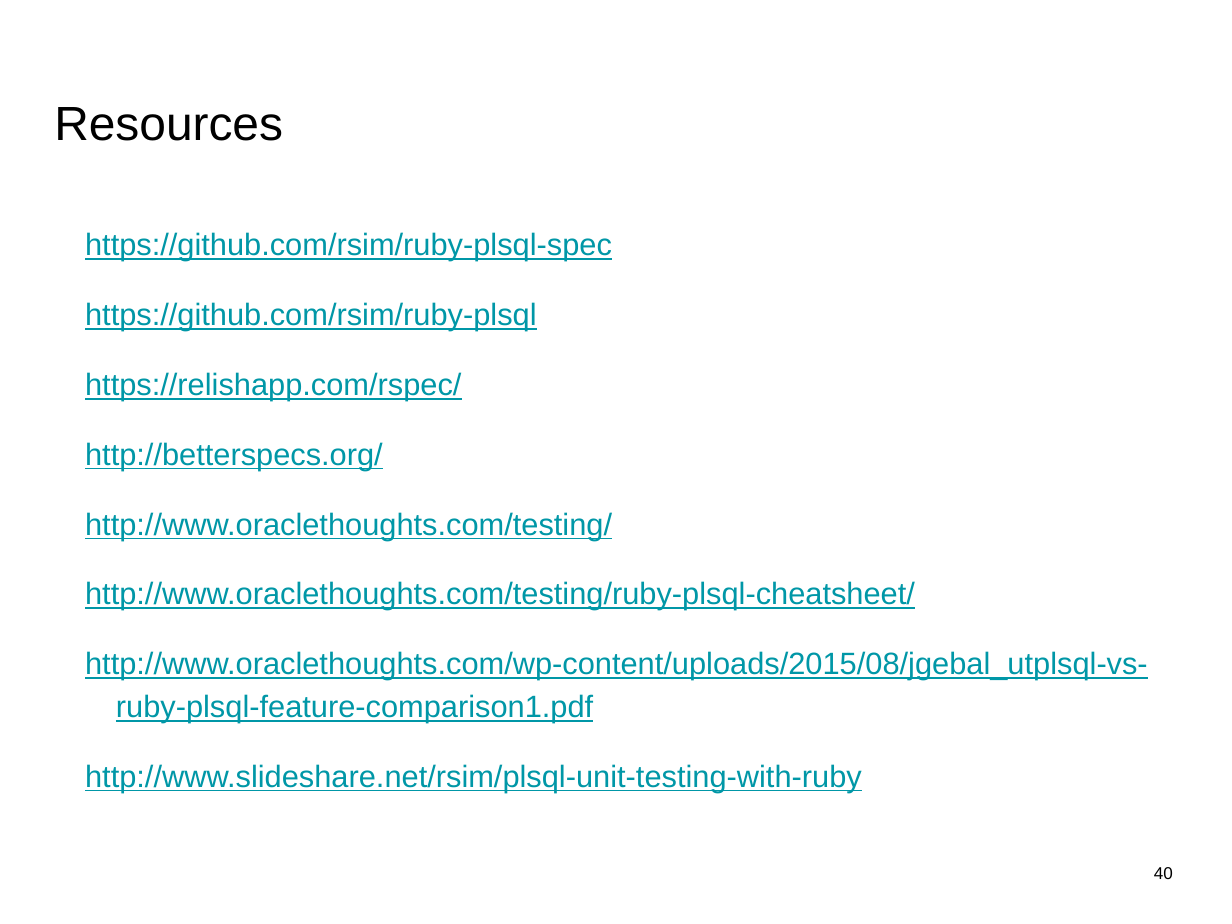
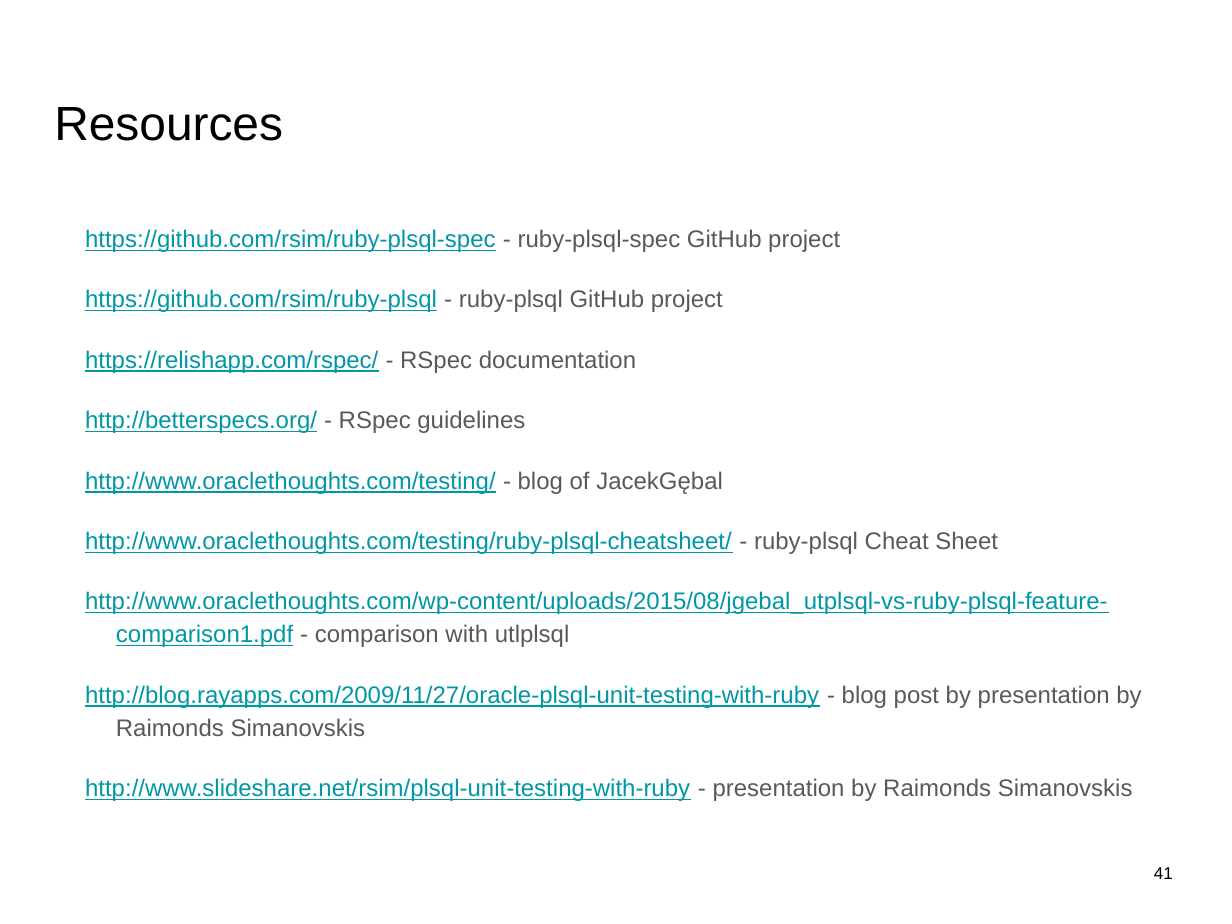
Before and after one commit to javornikolov/bgoug-rubyplsql-spec, a slide deck: slide 41 of Oracle PL-SQL unit testing with ruby-plsql-spec.pptx (slide 40 before the commit). Drawn at 1232x924 pixels with LibreOffice and Linux fonts; fonts in the diff are those of the drawing. Boxes give left, top, right and bottom in pixels: in the first picture for what was removed or moved away, otherwise in the second. Text is boxed around its words. In the diff, an @@ line names an element or a change of style, - is before the commit and + after.

Commit message:
Post-presentation slides update: questions, refinements
- Add annotations to the references
- Add a slide noting Raimonds as author of ruby-plsql & ruby-plsql-spec

```diff
--- a/Oracle PL-SQL unit testing with ruby-plsql-spec.pptx
+++ b/Oracle PL-SQL unit testing with ruby-plsql-spec.pptx
@@ text at [85,229,1141,801]: text changed; size 18 to 14 pt @@
-https://github.com/rsim/ruby-plsql-spec
-https://github.com/rsim/ruby-plsql
-https://relishapp.com/rspec/
-http://betterspecs.org/
-http://www.oraclethoughts.com/testing/
-http://www.oraclethoughts.com/testing/ruby-plsql-cheatsheet/
-http://www.oraclethoughts.com/wp-content/uploads/2015/08/jgebal_utplsql-vs-ruby-plsql-feature-comparison1.pdf
-http://www.slideshare.net/rsim/plsql-unit-testing-with-ruby
+https://github.com/rsim/ruby-plsql-spec - ruby-plsql-spec GitHub project
+https://github.com/rsim/ruby-plsql - ruby-plsql GitHub project
+https://relishapp.com/rspec/ - RSpec documentation
+http://betterspecs.org/ - RSpec guidelines
+http://www.oraclethoughts.com/testing/ - blog of JacekGębal
+http://www.oraclethoughts.com/testing/ruby-plsql-cheatsheet/ - ruby-plsql Cheat Sheet
+http://www.oraclethoughts.com/wp-content/uploads/2015/08/jgebal_utplsql-vs-ruby-plsql-feature-comparison1.pdf - comparison with utlplsql
+http://blog.rayapps.com/2009/11/27/oracle-plsql-unit-testing-with-ruby - blog post by presentation by Raimonds Simanovskis
+http://www.slideshare.net/rsim/plsql-unit-testing-with-ruby - presentation by Raimonds Simanovskis
@@ page number at [1154,867,1173,879]: text changed @@
-40
+41
```
Also in this commit, not shown: 4 other slides changed, 4 slides added.
